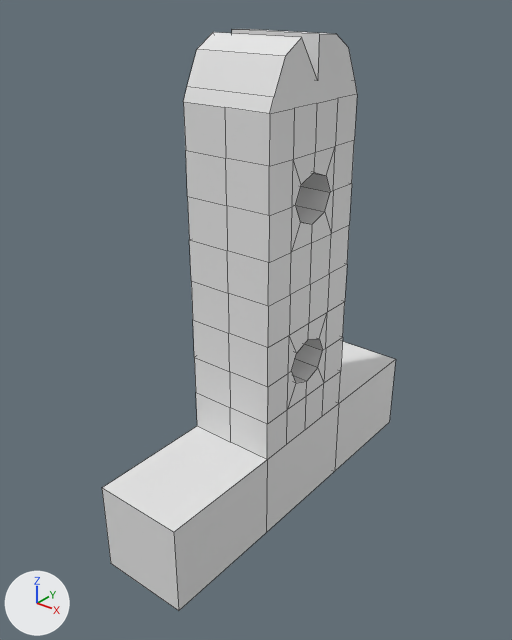
A saved change to the Blender file githubblenderfile.blend.
One viewpoint serves both versions: a 50 mm camera at (8.45, -11.08, 10.18) aimed at (0.19, -0.75, 3.78). The axes (+X, +Y, +Z) are drawn at lower left. The lights are the same throughout. Mesh edges are drawn as thin lines.
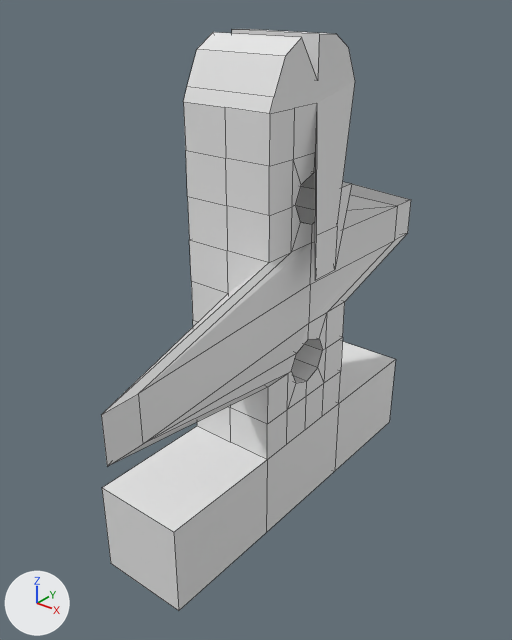
Pixel boxes [x1, y1, x2, y2] of what changed, in the pictures (512 x 640 px; the box of a moved part takes in the faces that stretch with it):
'Cube', reshaped
    before: [102, 29, 396, 611]
    after: [101, 29, 411, 611]
part 1 of me_cube, moved or reshaped
    before: [227, 184, 352, 387]
    after: [101, 184, 411, 466]
part 2 of me_cube, moved or reshaped
    before: [270, 34, 357, 192]
    after: [270, 34, 355, 280]

The change in detail:
me_cube has 168 vertices, 152 faces and spans x -1.0..1.0, y -1.0..1.0, z -1.0..9.27.
me_cube is used by ob_cube; location (0.0, 0.0, 0.0); scale (1.0, 4.18, 1.0).
Before the commit, vertices of me_cube: 36 (1.0, -0.33, 4.55) at pixel (268, 306), 37 (1.0, 0.33, 4.55) at pixel (347, 264), 74 (1.0, -0.17, 4.55) at pixel (290, 294), 80 (1.0, -0.33, 3.67) at pixel (267, 347), 81 (1.0, 0.33, 5.44) at pixel (349, 225).
Before the commit, vertices of me_cube: 90 (1.0, 0.17, 4.55) at pixel (329, 273), 143 (1.0, 0.17, 5.44) at pixel (331, 233), 155 (1.0, -0.17, 3.67) at pixel (289, 335).
Before the commit, vertices of me_cube: 16 (1.0, 0.33, 8.11) at pixel (357, 94), 65 (1.0, 0.33, 7.22) at pixel (354, 140), 85 (1.0, 0.17, 8.11) at pixel (337, 98), 166 (1.0, 0.17, 7.22) at pixel (335, 146).
Part 1, on me_cube:
Vertices 37, 81, 90, 143 of me_cube move by (-0.44, 0.88, -0.36).
Vertices 36, 74, 80, 155 of me_cube move by (0.59, -1.09, 0.16).
Part 2, on me_cube:
Vertices 16, 65, 85, 166 of me_cube move by (0.59, -0.34, -2.2).
